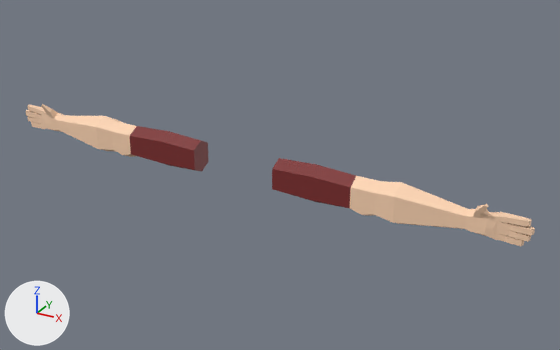
The FBX model Art/character.fbx, before and after one commit.
One viewpoint serves both versions: a 50 mm camera at (4.34, -6.25, 3.45) aimed at (0.44, 0.86, -0.1). The lights are fixed; the arrows at lower left show +X, +Y and +Z. Where no turn or scale is listed for an object, it has been applied to the vertices. Vertices at the same position are counted once.
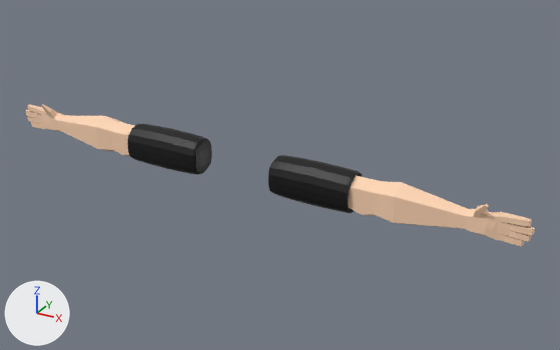
Location of each change, (x1, y1, x2, y2) in pixels of the pictures (560 x 350 px):
'Cube.002', added (black)
    after: (128, 123, 362, 213)
part 1 of me_cube_003, surface changed
    both: (124, 125, 365, 212)

The change, as a diff of the scene's bpy script:
```diff
--- a/Art/character.fbx.py
+++ b/Art/character.fbx.py
@@ me_cube_003 @@
 me_cube_003.from_pydata(...)  # 554 vertices, 610 faces; spans x -3.3..3.3, y 0.5..0.85, z -0.27..0.31
 # used by ob_cube; location = (0.0, 0.004, 0.0)
+# me_cube_003 part 1: 610 kept faces spanning x -3.3..3.3, y 0.5..0.85, z -0.27..0.31 get new texture (UV) coordinates
 me_cube_003.materials.append(mat_skin)
@@ me_mesh_001 @@
+me_mesh_001.from_pydata(...)  # 644 vertices, 640 faces; spans x -1.45..1.45, y 0.47..0.89, z -0.26..0.25
+me_mesh_001.materials.append(mat_skin)  # picture img_base_color_palette_diffuse_png
@@ ob_cube_002 @@
+ob_cube_002 = bpy.data.objects.new('Cube.002', me_mesh_001)
+ob_cube_002.location = (0.0, 0.004, 0.0)
```
